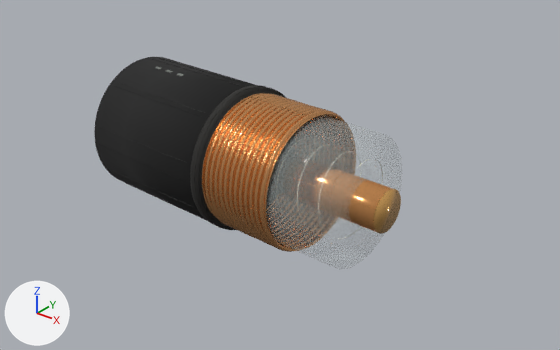
Before and after pictures for a commit that changed the glTF model public/models/rf-hj4-macro.glb.
One viewpoint serves both versions: a camera (50 mm lens) standing at (9.21, -10.69, 6.52) and looking at (0.41, 0.31, -0.3). Every picture has the same lights, and +X, +Y and +Z are marked at lower left. The first picture is the older version. Where no turn or scale is listed for an object, it has been applied to the vertices. Vertices at exactly the same position are counted once.

In view in the first picture: 'air dielectric visual envelope', 'annular corrugated solid shield', 'hardline jacket cut wall', 'macro hardline jacket body', 'polished conductor cut face glow', 'polished solid center conductor' and 6 more.
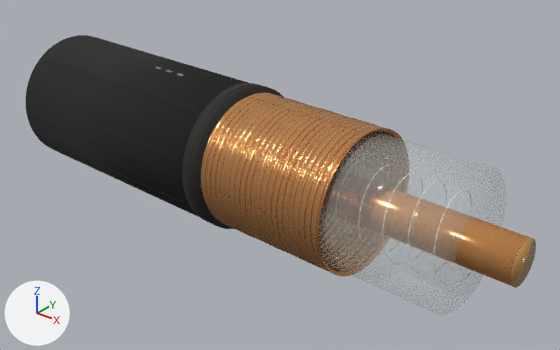
The change, as a diff of the scene's bpy script:
```diff
--- a/public/models/rf-hj4-macro.glb.py
+++ b/public/models/rf-hj4-macro.glb.py
@@ me_cylinder_002 @@
-me_cylinder_002.from_pydata(...)  # 192 vertices, 380 faces; spans x -0.83..0.83, y -1.32..1.32, z -1.28..1.28
+me_cylinder_002.from_pydata(...)  # 192 vertices, 380 faces; spans x -1.44..1.44, y -1.34..1.34, z -1.28..1.28
+# me_cylinder_002 part 1: the whole mesh is multiplied about its middle by the matrix ((1.798, -0.035, 0.0), (-0.035, 1.002, 0.0), (0.0, 0.0, 1.0))
 me_cylinder_002.materials.append(mat_clear_air_dielectric_silhouette_001)
@@ me_annular_corrugated_solid_shield_mesh @@
-me_annular_corrugated_solid_shield_mesh.from_pydata(...)  # 12416 vertices, 24576 faces; spans x -0.32..1.58, y -1.45..1.4, z -1.39..1.39
+me_annular_corrugated_solid_shield_mesh.from_pydata(...)  # 15744 vertices, 31232 faces; spans x -0.53..2.79, y -1.51..1.41, z -1.39..1.39
+# me_annular_corrugated_solid_shield_mesh part 2: 45 vertices moved within x 0.07..1.18, y -1.38..1.28, z -1.36..1.36; 12067 vertices removed from x -0.32..1.58, y -1.45..1.4, z -1.39..1.39; 15395 vertices added at x -0.53..2.79, y -1.51..1.41, z -1.39..1.39
 me_annular_corrugated_solid_shield_mesh.materials.append(mat_corrugated_copper_outer_conductor_001)
@@ me_cylinder_001 @@
-me_cylinder_001.from_pydata(...)  # 256 vertices, 508 faces; spans x -0.16..0.16, y -1.48..1.48, z -1.48..1.48
+me_cylinder_001.from_pydata(...)  # 256 vertices, 508 faces; spans x -0.24..0.24, y -1.49..1.49, z -1.48..1.48
+# me_cylinder_001 part 3: the whole mesh is multiplied about its middle by the matrix ((1.798, -0.035, 0.0), (-0.035, 1.002, 0.0), (0.0, 0.0, 1.0))
 me_cylinder_001.materials.append(mat_hardline_jacket_cut_wall_001)
@@ me_cylinder @@
-me_cylinder.from_pydata(...)  # 256 vertices, 508 faces; spans x -1.59..1.59, y -1.53..1.53, z -1.46..1.46
+me_cylinder.from_pydata(...)  # 256 vertices, 508 faces; spans x -2.81..2.81, y -1.58..1.58, z -1.46..1.46
+# me_cylinder part 4: the whole mesh is multiplied about its middle by the matrix ((1.798, -0.035, 0.0), (-0.035, 1.002, 0.0), (0.0, 0.0, 1.0))
 me_cylinder.materials.append(mat_hardline_matte_jacket_001)
@@ me_cylinder_003 @@
-me_cylinder_003.from_pydata(...)  # 256 vertices, 508 faces; spans x -1.55..1.55, y -0.47..0.47, z -0.41..0.41
+me_cylinder_003.from_pydata(...)  # 256 vertices, 508 faces; spans x -2.77..2.77, y -0.53..0.53, z -0.41..0.41
+# me_cylinder_003 part 5: the whole mesh is multiplied about its middle by the matrix ((1.798, -0.035, 0.0), (-0.035, 1.002, 0.0), (0.0, 0.0, 1.0))
 me_cylinder_003.materials.append(mat_bare_copper_macro_conductor_009)
@@ ob_air_dielectric_visual_envelope @@
 ob_air_dielectric_visual_envelope = bpy.data.objects.new('air dielectric visual envelope', me_cylinder_002)
-ob_air_dielectric_visual_envelope.location = (1.88, -0.08, 0.0)
+ob_air_dielectric_visual_envelope.location = (3.38, -0.15, 0.0)
@@ ob_hardline_jacket_cut_wall @@
 ob_hardline_jacket_cut_wall = bpy.data.objects.new('hardline jacket cut wall', me_cylinder_001)
-ob_hardline_jacket_cut_wall.location = (-0.18, 0.01, 0.0)
+ob_hardline_jacket_cut_wall.location = (-0.32, 0.01, 0.0)
@@ ob_macro_hardline_jacket_body @@
 ob_macro_hardline_jacket_body = bpy.data.objects.new('macro hardline jacket body', me_cylinder)
-ob_macro_hardline_jacket_body.location = (-1.72, 0.08, 0.0)
+ob_macro_hardline_jacket_body.location = (-3.09, 0.14, 0.0)
@@ ob_polished_conductor_cut_face_glow @@
 ob_polished_conductor_cut_face_glow = bpy.data.objects.new('polished conductor cut face glow', me_cylinder_004)
-ob_polished_conductor_cut_face_glow.location = (3.18, -0.14, 0.0)
+ob_polished_conductor_cut_face_glow.location = (5.72, -0.25, 0.0)
@@ ob_polished_solid_center_conductor @@
 ob_polished_solid_center_conductor = bpy.data.objects.new('polished solid center conductor', me_cylinder_003)
-ob_polished_solid_center_conductor.location = (1.65, -0.07, 0.0)
+ob_polished_solid_center_conductor.location = (2.97, -0.13, 0.0)
```

Boxes (x1, y1, x2, y2) around the edits, measured in the pictures (560 x 350 px):
'air dielectric visual envelope', reshaped, moved (37% wider, 20% taller)
    before: (266, 116, 402, 269)
    after: (319, 132, 506, 316)
'macro hardline jacket body', reshaped, moved (38% wider, 12% taller)
    before: (94, 57, 255, 220)
    after: (26, 35, 248, 217)
'annular corrugated solid shield', reshaped (41% wider, 16% taller)
    before: (202, 93, 344, 252)
    after: (201, 93, 402, 277)
'polished solid center conductor', reshaped, moved
    before: (349, 180, 393, 231)
    after: (456, 218, 531, 286)
'hardline jacket cut wall', reshaped, moved (6% wider)
    before: (190, 85, 286, 230)
    after: (182, 83, 284, 229)
'polished conductor cut face glow', moved
    before: (374, 189, 401, 234)
    after: (511, 238, 536, 288)
